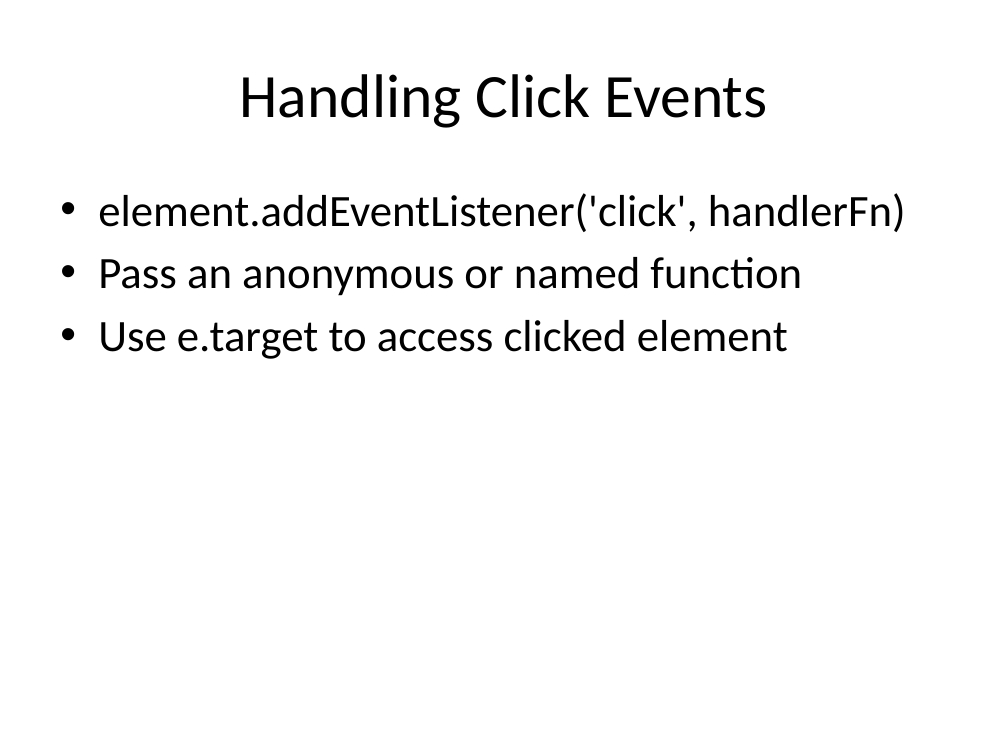
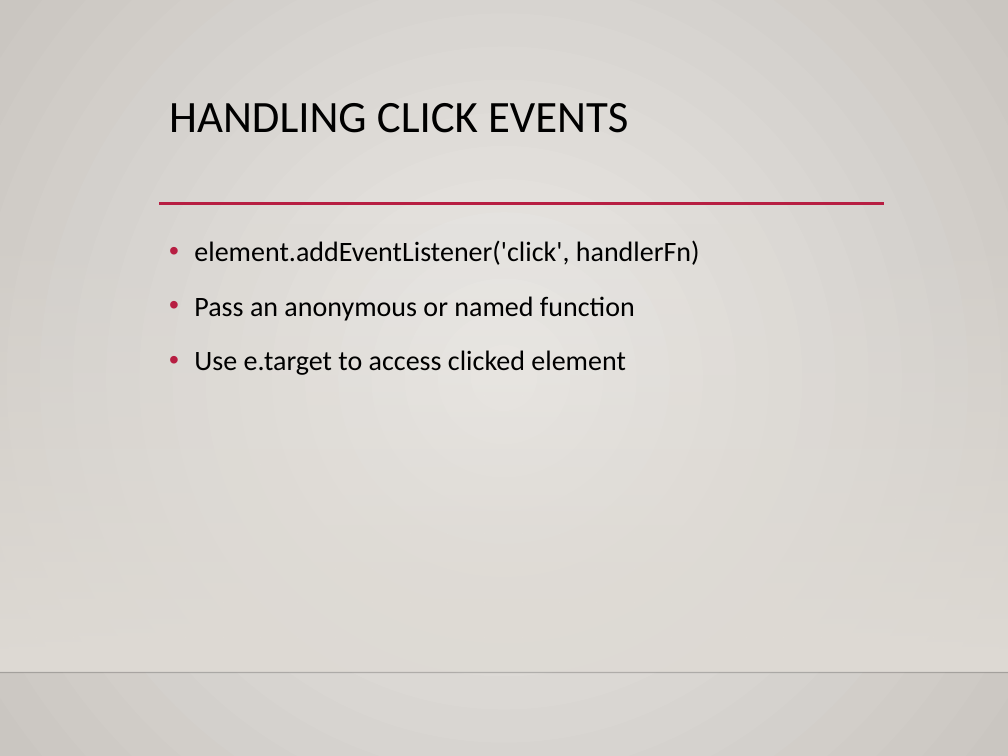
Before and after one commit to dtarvin/JavaScript-Class, a slide deck: slide 9 of slides for class/JS_Week4_Slides.pptx. Drawn at 1008x756 pixels with LibreOffice and Linux fonts; fonts in the diff are those of the drawing; background and template pictures are left out. Boxes give left, top, right and bottom in pixels: in the first picture for what was removed or moved away, otherwise in the second. Text is boxed around its words. In the diff, an @@ line names an element or a change of style, - is before the commit and + after.

Commit message:
formatting slides and editing slides

```diff
--- a/slides for class/JS_Week4_Slides.pptx
+++ b/slides for class/JS_Week4_Slides.pptx
@@ background #FFFFFF to gradient #ECEAE7 to #CAC7C1 @@
@@ title "HANDLING CLICK EVENTS" at box(169, 103, 628, 133): vertical alignment middle to top @@
@@ title at box(169, 103, 628, 133): text changed; size 44 to 32 pt @@
-Handling Click Events
+HANDLING CLICK EVENTS
@@ line added from (159, 204) to (884, 204), #B71E42 2.5 pt @@
@@ rectangle added at box(0, 222, 1008, 671), fill gradient #DFDBD5 @@
@@ text "element.addEventListener('click', handlerFn)": place and size @@
-text "element.addEventListener('click', handlerFn)" at box(98, 193, 906, 359)
+text "element.addEventListener('click', handlerFn)" at box(194, 240, 700, 375)
@@ text "element.addEventListener('click', handlerFn)" at box(194, 240, 700, 375): size 32 to 20 pt; indent changed; line spacing 1 to 1.2; more space between paragraphs @@
@@ line added from (0, 672) to (1008, 672), #000001 1 pt @@
```
Also in this commit, not shown: 18 other slides changed, 28 other files.
